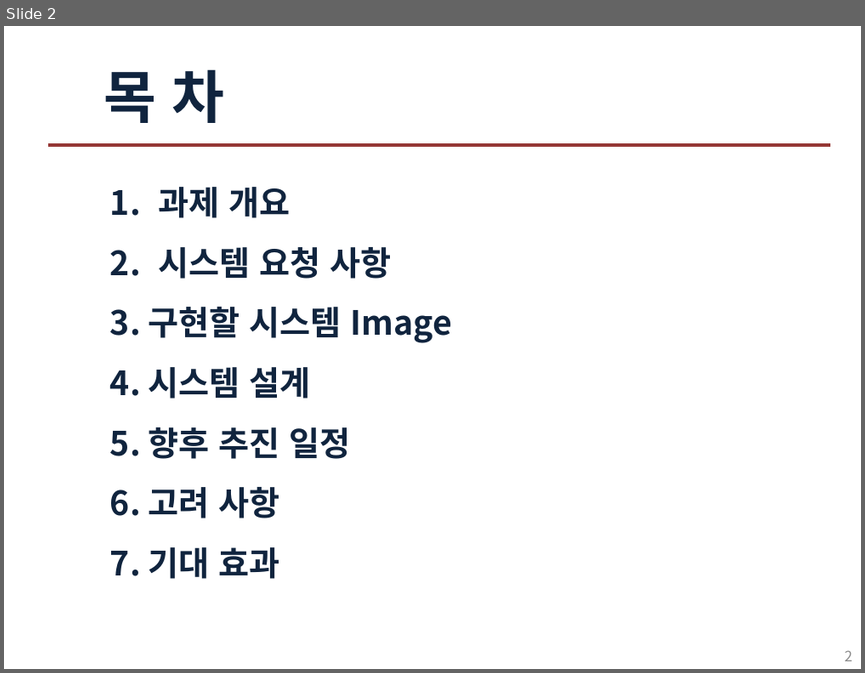
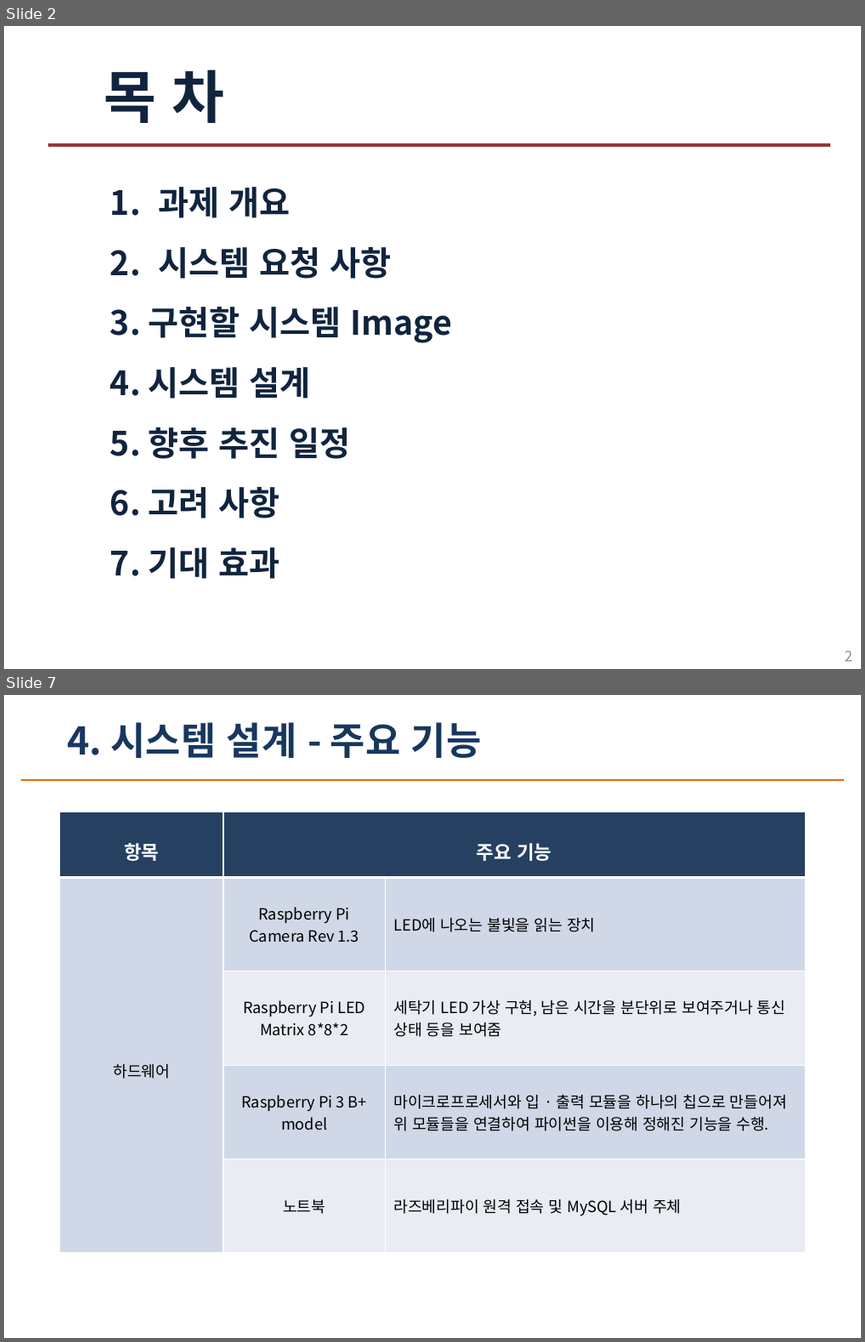
Before and after one commit to wonsokchoi/16project, a slide deck: team_ppt/Find Sit Project 발표 PPT.pptx. Shown one above the other, each under a label of ours: slide 2 before the commit, slides 2 and 7 after it; the slides between them are not shown. The pictures are 865x673 and 865x1342 pixels, drawn with LibreOffice and Linux fonts; fonts in the diff are those of the drawing; background and template pictures are left out. Boxes give left, top, right and bottom in pixels: in the first picture for what was removed or moved away, otherwise in the second. Text is boxed around its words. In the diff, an @@ line names an element or a change of style, - is before the commit and + after.

```diff
--- a/team_ppt/Find Sit Project 발표 PPT.pptx
+++ b/team_ppt/Find Sit Project 발표 PPT.pptx
@@ slide 7 added at (4, 695, 861, 1338), background #FFFFFF @@
@@ text added at (67, 722, 481, 758), 32 pt, text #17375E, bold @@
+4. 시스템 설계 - 주요 기능
@@ line added from (21, 780) to (844, 780), #E46C0A 1.5 pt @@
@@ table added at (60, 812, 805, 1253), 5 rows, 3 columns @@
+항목 | 주요 기능 | 
+하드웨어 | Raspberry Pi Camera Rev 1.3 | LED에 나오는 불빛을 읽는 장치
+ | Raspberry Pi LED Matrix 8*8*2 | 세탁기 LED 가상 구현, 남은 시간을 분단위로 보여주거나 통신 상태 등을 보여줌
+ | Raspberry Pi 3 B+ model | 마이크로프로세서와 입 · 출력 모듈을 하나의 칩으로 만들어져 위 모듈들을 연결하여 파이썬을 이용해 정해진 기능을 수행.
+ | 노트북 | 라즈베리파이 원격 접속 및 MySQL 서버 주체
```
Also in this commit, not shown: 4 slides changed, 4 other slides added, 7 slides removed.
